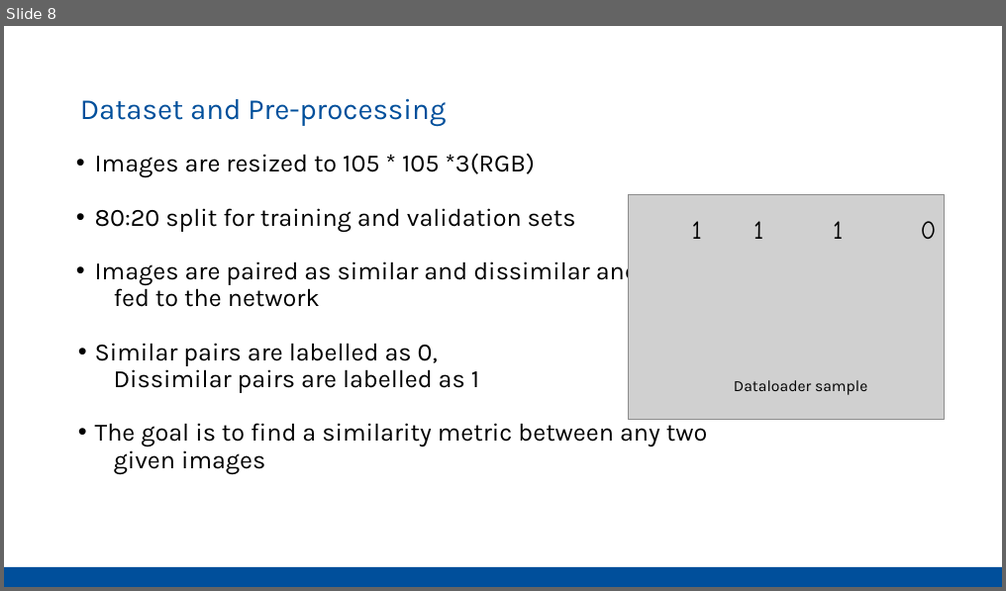
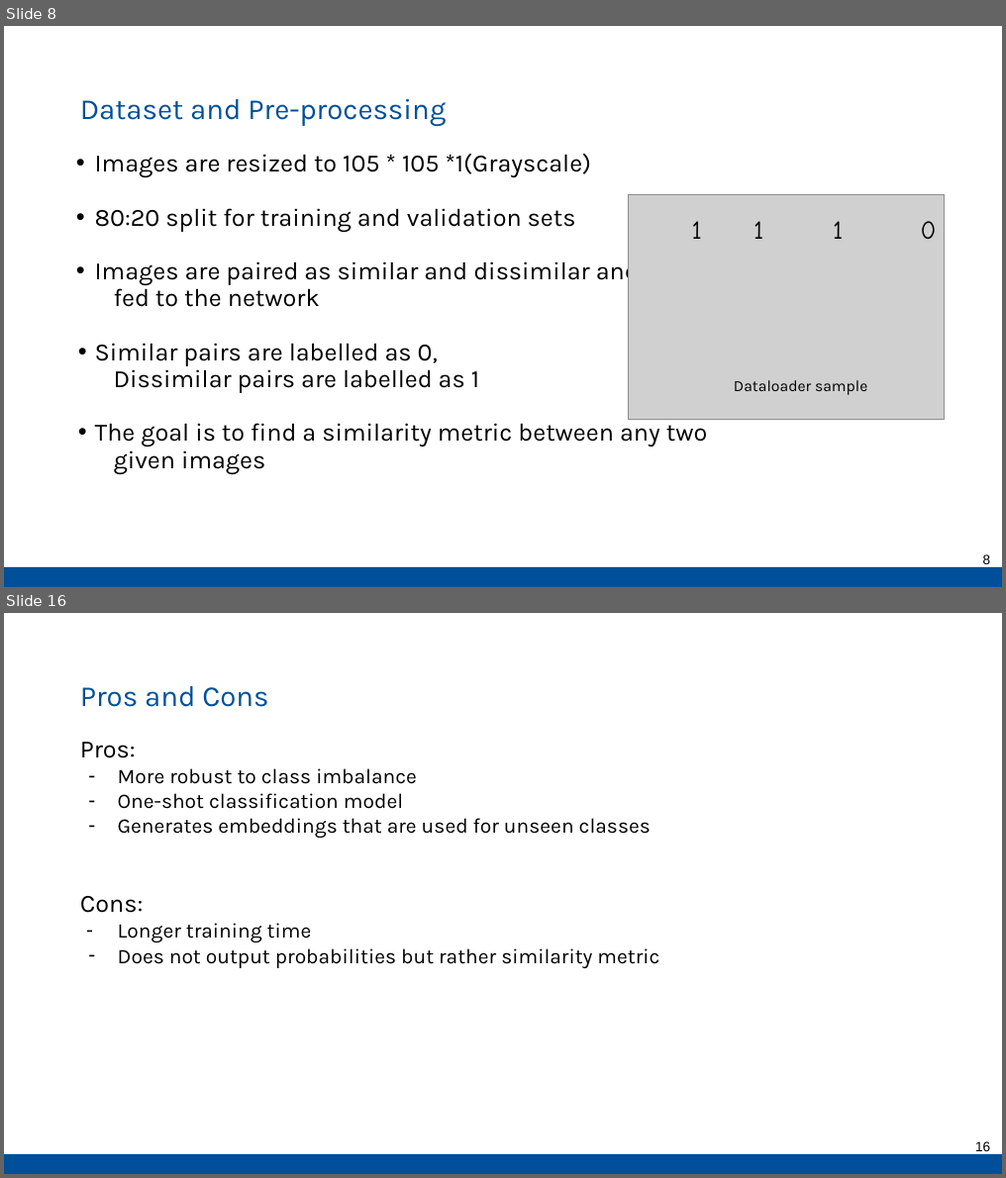
Before and after one commit to Pathi-rao/Image-Similarity-Estimation-using-Siamese-Neural-Networks, a slide deck: presentation.pptx. Shown one above the other, each under a label of ours: slide 8 before the commit, slides 8 and 16 after it; the slides between them are not shown. The pictures are 1006x591 and 1006x1178 pixels, drawn with LibreOffice and Linux fonts; fonts in the diff are those of the drawing; grey boxes stand for pictures. Boxes give left, top, right and bottom in pixels: in the first picture for what was removed or moved away, otherwise in the second. Text is boxed around its words. In the diff, an @@ line names an element or a change of style, - is before the commit and + after.

```diff
--- a/presentation.pptx
+++ b/presentation.pptx
@@ slide 16 added at (x1=4, y1=613, x2=1002, y2=1174), background #FFFFFF; not listed: 1 template element that a slide beside it also shows @@
@@ text added at (x1=80, y1=686, x2=268, y2=707), 28 pt, text #004F9B @@
+Pros and Cons
@@ text added at (x1=80, y1=742, x2=659, y2=968), 20 pt, text #000000 @@
+Pros:
+– More robust to class imbalance
+– One-shot classification model
+– Generates embeddings that are used for unseen classes
+Cons:
+– Longer training time
+– Does not output probabilities but rather similarity metric
@@ page number added at (x1=975, y1=1142, x2=990, y2=1152), 13 pt, text #000000 @@
+16
@@ slide 8 changed as well @@
@@ text at (x1=95, y1=154, x2=592, y2=178): text changed @@
-• Images are resized to 105 * 105 *3(RGB)
+• Images are resized to 105 * 105 *1(Grayscale)
@@ page number added at (x1=983, y1=555, x2=991, y2=565), 13 pt, text #000000 @@
+8
```
Also in this commit, not shown: 7 other slides changed, 9 other slides added, 3 slides removed.
